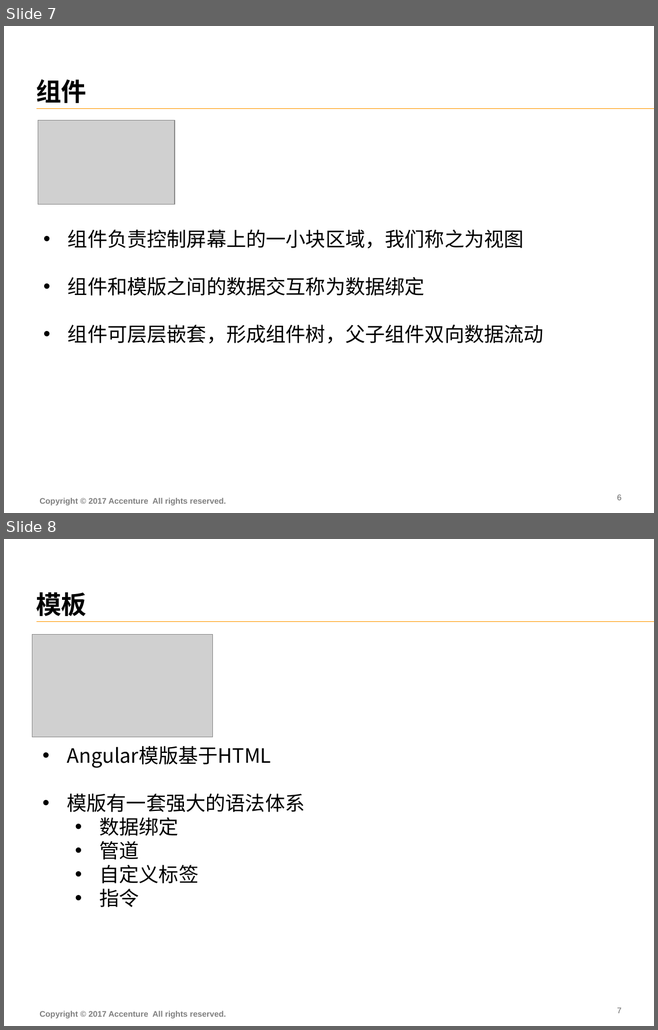
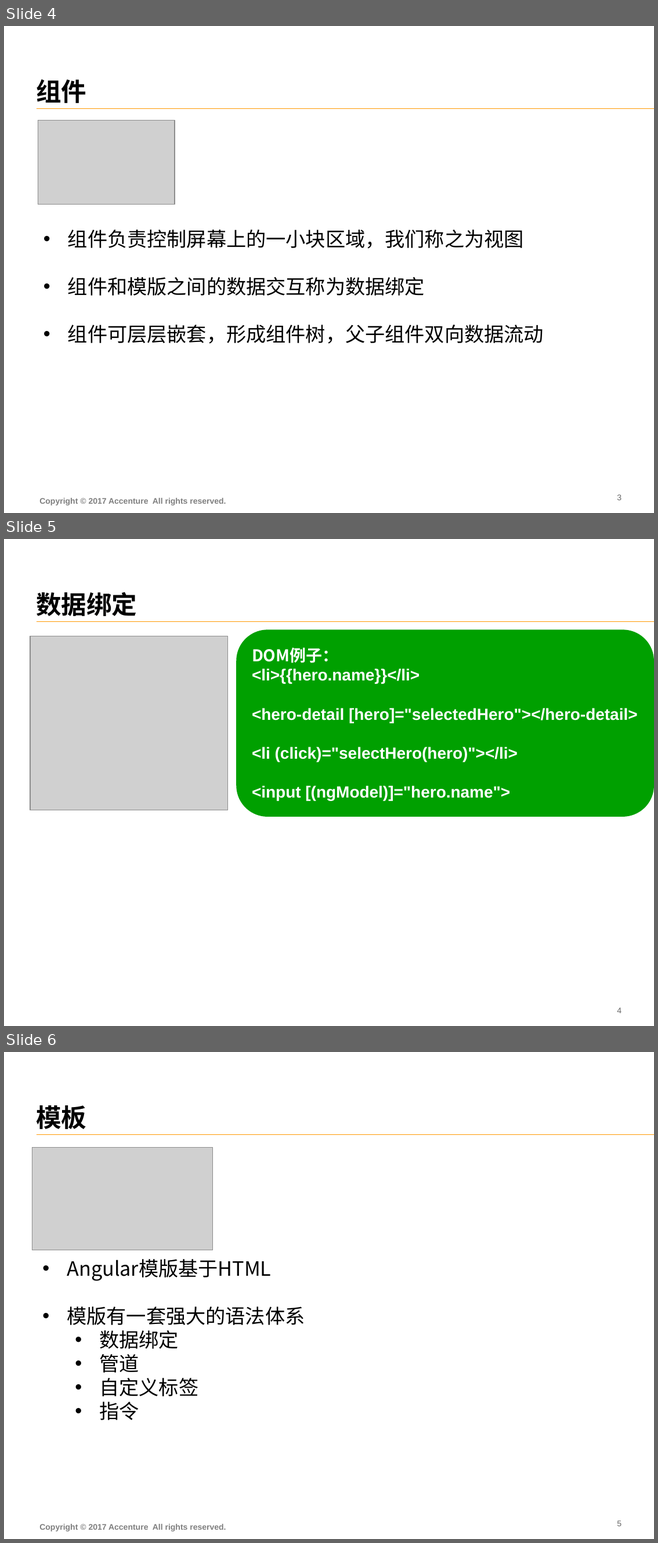
Before and after one commit to FS-Angular-Interest-Group/AngularTraining, a slide deck: PPT/03-Accenture-FS-Angular-Framework.pptx. Shown one above the other, each under a label of ours: slides 7 and 8 before the commit, slides 4, 5 and 6 after it. The pictures are 658x1030 and 658x1543 pixels, drawn with LibreOffice and Linux fonts; fonts in the diff are those of the drawing; grey boxes stand for pictures. Boxes give left, top, right and bottom in pixels: in the first picture for what was removed or moved away, otherwise in the second. Text is boxed around its words. In the diff, an @@ line names an element or a change of style, - is before the commit and + after.

```diff
--- a/PPT/03-Accenture-FS-Angular-Framework.pptx
+++ b/PPT/03-Accenture-FS-Angular-Framework.pptx
@@ slide 5 added at [4,539,654,1026], background #FFFFFF; not listed: 1 template element that a slide beside it also shows @@
@@ title added at [36,592,137,616], 28 pt, text #000000, bold @@
+数据绑定
@@ picture added at [30,636,227,810] @@
@@ rounded rectangle added at [236,630,654,817], fill #00A000, 18 pt, text #FFFFFF, bold @@
+DOM例子：
+<li>{{hero.name}}</li>
+<hero-detail [hero]="selectedHero"></hero-detail>
+<li (click)="selectHero(hero)"></li>
+<input [(ngModel)]="hero.name">
@@ page number added at [616,1008,621,1013], 9 pt, text #666666 @@
+4
@@ what was slide 7 is now slide 4 @@
@@ page number at [616,495,621,500]: text changed @@
-6
+3
@@ what was slide 8 is now slide 6 @@
@@ page number at [616,1521,621,1526]: text changed @@
-7
+5
```
Also in this commit, not shown: 2 slides changed, 24 other files.
